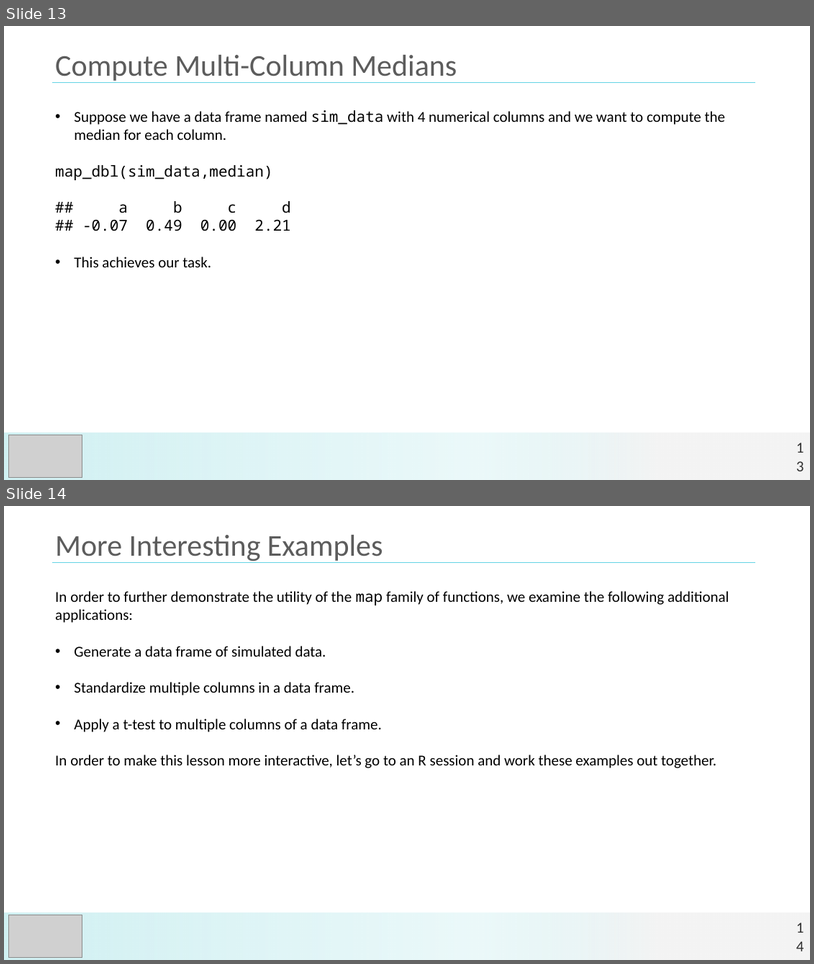
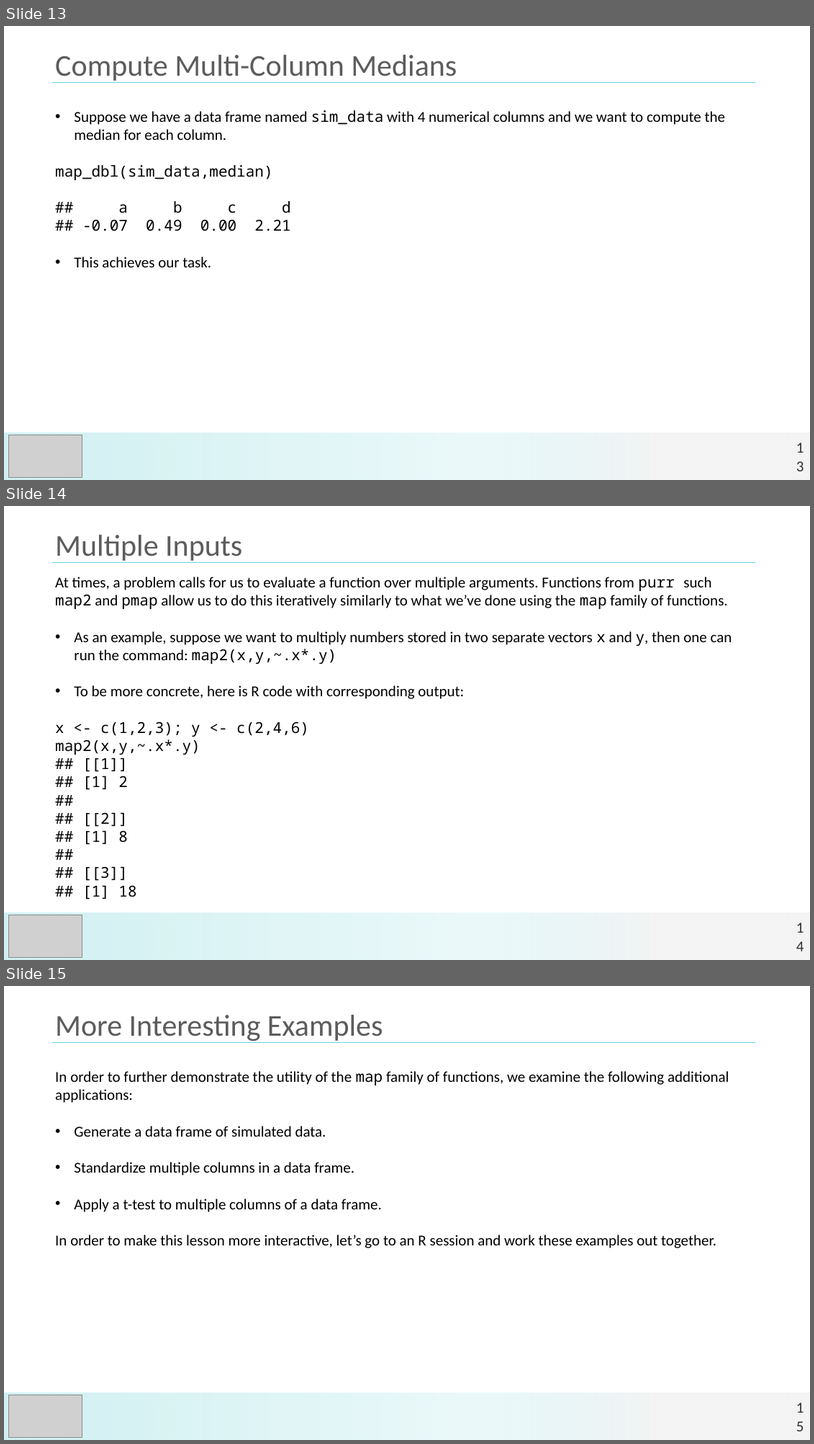
Before and after one commit to jmgraham30/SWBmodules, a slide deck: slides/iteration_with_purrr_version_02_present_swb.pptx. Shown one above the other, each under a label of ours: slides 13 and 14 before the commit, slides 13, 14 and 15 after it. The pictures are 814x964 and 814x1444 pixels, drawn with LibreOffice and Linux fonts; fonts in the diff are those of the drawing; grey boxes stand for pictures. Boxes give left, top, right and bottom in pixels: in the first picture for what was removed or moved away, otherwise in the second. Text is boxed around its words. In the diff, an @@ line names an element or a change of style, - is before the commit and + after.

```diff
--- a/slides/iteration_with_purrr_version_02_present_swb.pptx
+++ b/slides/iteration_with_purrr_version_02_present_swb.pptx
@@ slide 14 added at (4, 506, 810, 960), background #FFFFFF @@
@@ text added at (55, 535, 242, 563), 36 pt, text #5C5C5C @@
+Multiple Inputs
@@ line added from (52, 563) to (756, 563), #66D4E4 0.5 pt @@
@@ text added at (55, 577, 733, 899), 18 pt, text #000000 @@
+At times, a problem calls for us to evaluate a function over multiple arguments. Functions from purr such map2 and pmap allow us to do this iteratively similarly to what we’ve done using the map family of functions.
+• As an example, suppose we want to multiply numbers stored in two separate vectors x and y, then one can run the command: map2(x,y,~.x*.y)
+• To be more concrete, here is R code with corresponding output:
+x <- c(1,2,3); y <- c(2,4,6)
+map2(x,y,~.x*.y)
+## [[1]]
+## [1] 2
+##
+## [[2]]
+## [1] 8
+##
+## [[3]]
+## [1] 18
@@ rectangle added at (4, 913, 810, 960), fill gradient #D1F1F3 to #F4F4F4 @@
@@ picture added at (9, 915, 82, 957) @@
@@ page number added at (790, 924, 810, 948), 18 pt, text #2F2F2F @@
+14
@@ what was slide 14 is now slide 15 @@
@@ page number at (790, 1404, 810, 1428): text changed @@
-14
+15
```
Also in this commit, not shown: 1 slide changed, 5 other files.
